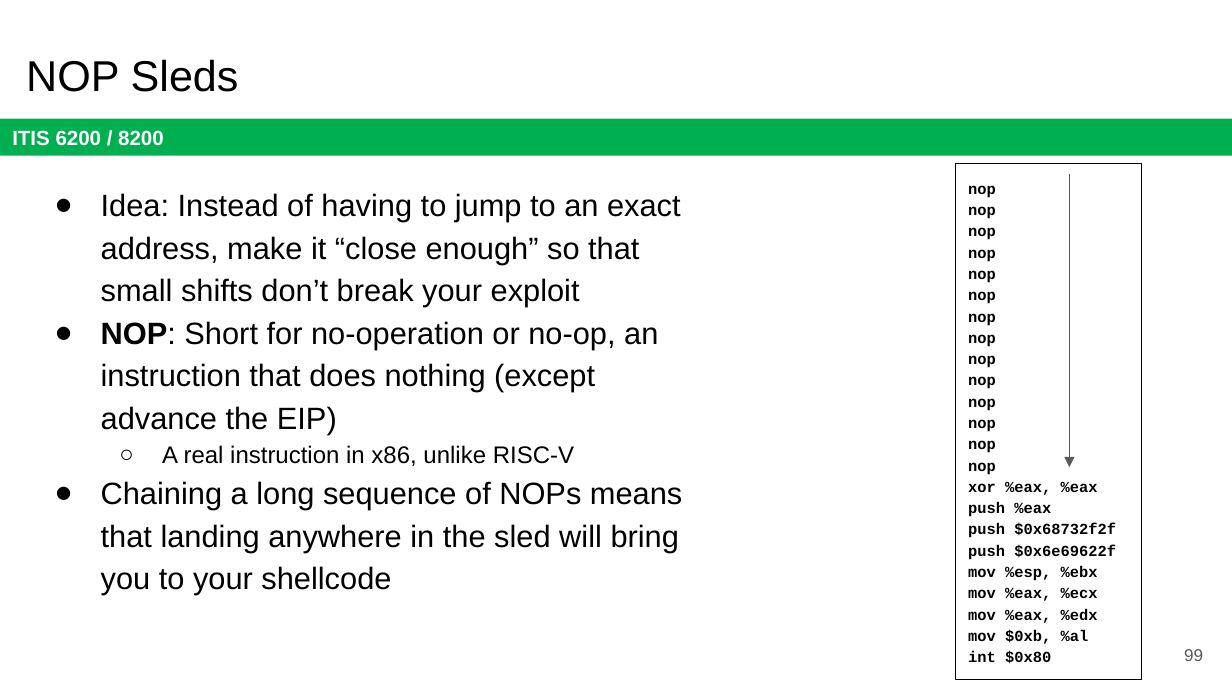
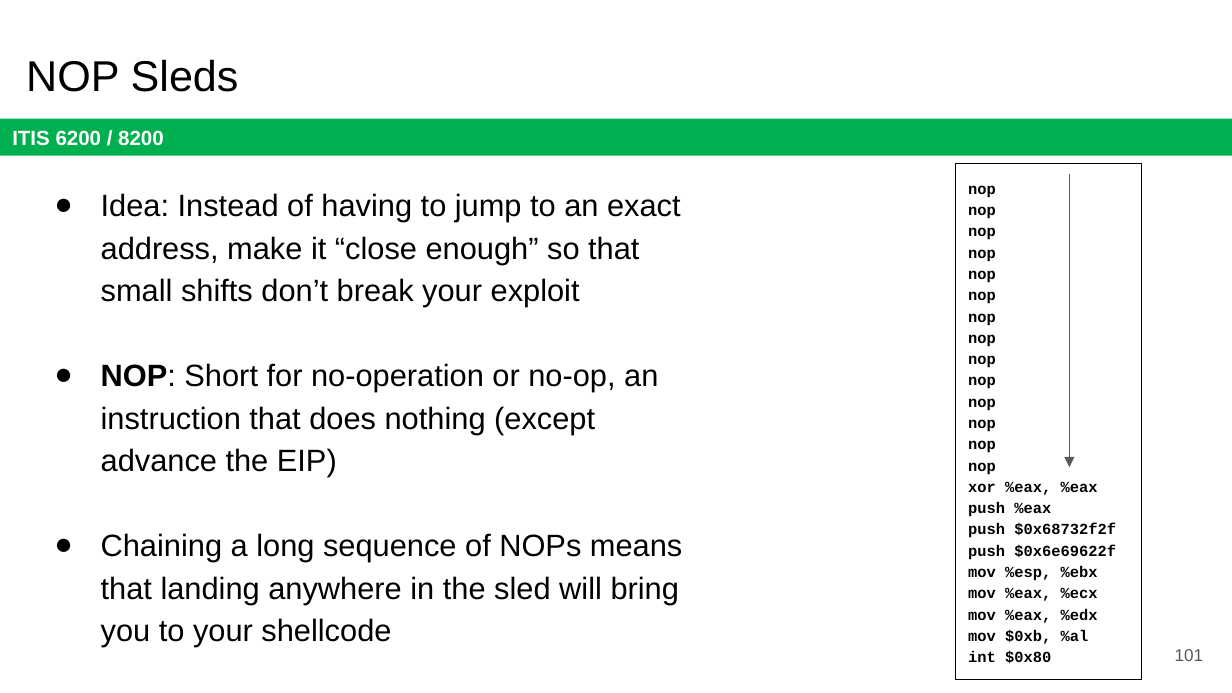
Before and after one commit to jx5c/github.io, a slide deck: slide 101 of teaching/ITIS6200/2023fa/lectures/lec21.Mitigating Memory Safety Vulnerabilities.pptx (slide 99 before the commit). Drawn at 1232x693 pixels with LibreOffice and Linux fonts; fonts in the diff are those of the drawing. Boxes give left, top, right and bottom in pixels: in the first picture for what was removed or moved away, otherwise in the second. Text is boxed around its words. In the diff, an @@ line names an element or a change of style, - is before the commit and + after.

```diff
--- a/teaching/ITIS6200/2023fa/lectures/lec21.Mitigating Memory Safety Vulnerabilities.pptx
+++ b/teaching/ITIS6200/2023fa/lectures/lec21.Mitigating Memory Safety Vulnerabilities.pptx
@@ text at box(162, 445, 574, 466): paragraph removed @@
-  ○ A real instruction in x86, unlike RISC-V
@@ page number at box(1175, 649, 1203, 661): text changed @@
-99
+101
```
Also in this commit, not shown: 7 other slides changed, 2 slides added, 1 slide removed, 2 other files.
